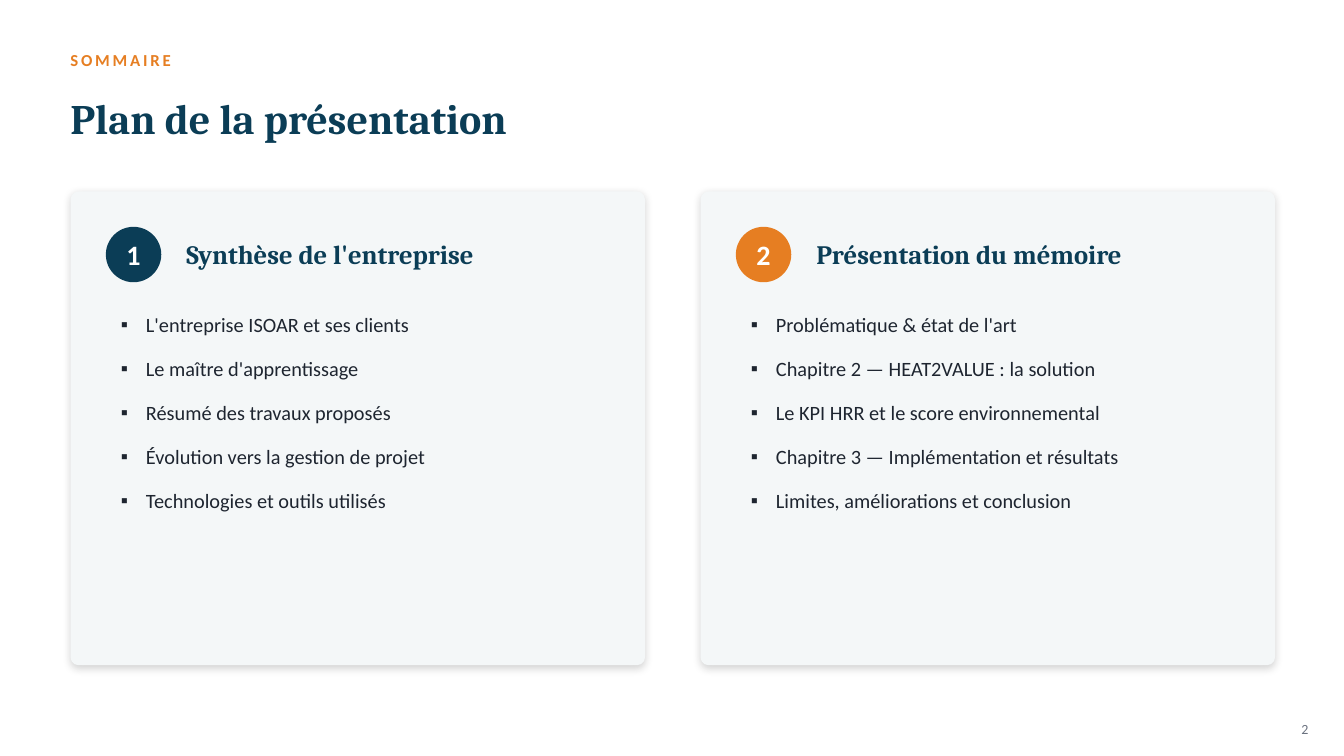
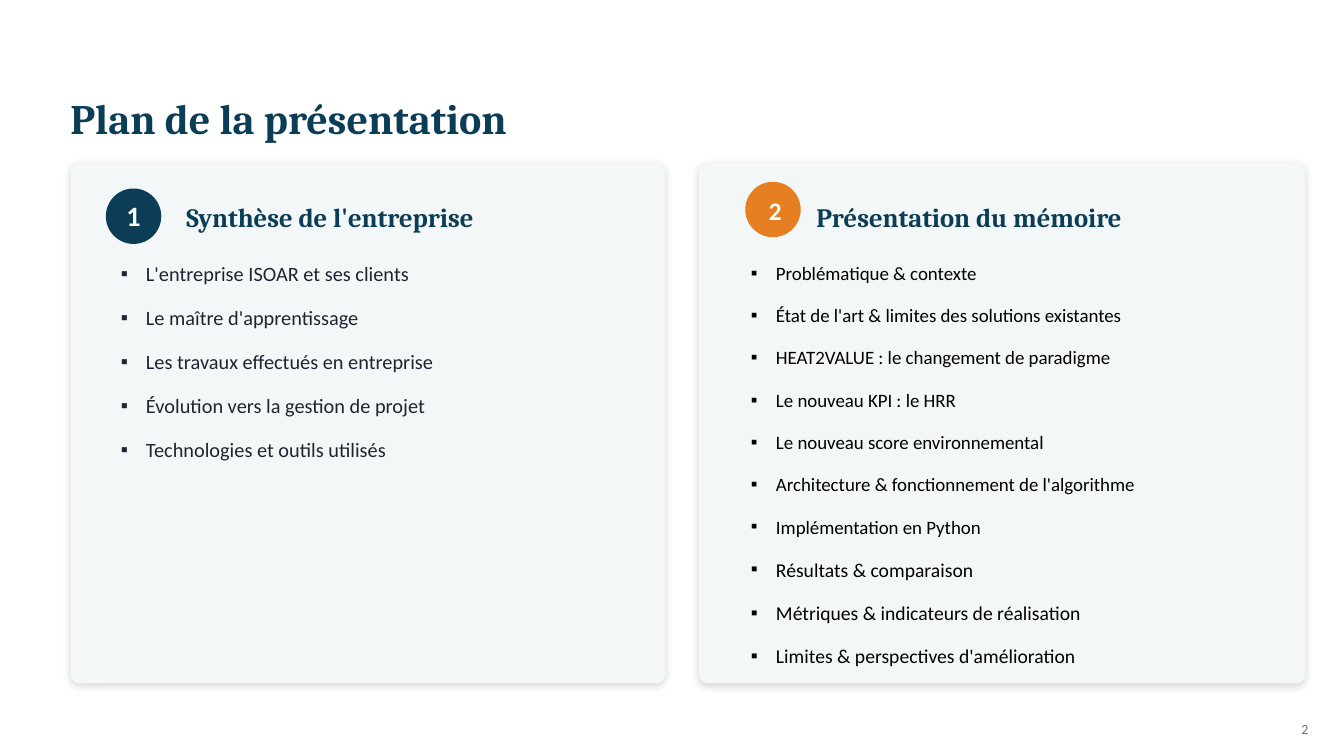
Before and after one commit to lamia-bel/HEAT2VALUE, a slide deck: slide 2 of soutenance/output.pptx. Drawn at 1344x756 pixels with LibreOffice and Linux fonts; fonts in the diff are those of the drawing. Boxes give left, top, right and bottom in pixels: in the first picture for what was removed or moved away, otherwise in the second. Text is boxed around its words. In the diff, an @@ line names an element or a change of style, - is before the commit and + after.

```diff
--- a/soutenance/output.pptx
+++ b/soutenance/output.pptx
@@ text removed at <box>70,55,170,66</box> @@
-SOMMAIRE
@@ text "1": place and size @@
-text "1" at <box>126,246,140,265</box>
+text "1" at <box>126,207,140,226</box>
@@ rounded rectangle: place and size @@
-rounded rectangle at <box>71,192,645,665</box>
+rounded rectangle at <box>71,163,665,684</box>
@@ rounded rectangle: place and size @@
-rounded rectangle at <box>701,192,1275,665</box>
+rounded rectangle at <box>699,163,1306,684</box>
@@ rounded rectangle: place and size @@
-rounded rectangle at <box>106,227,161,282</box>
+rounded rectangle at <box>106,189,161,244</box>
@@ rounded rectangle at <box>106,189,161,244</box>: proportions changed @@
@@ text "Synthèse de l'entreprise": place and size @@
-text "Synthèse de l'entreprise" at <box>186,245,473,270</box>
+text "Synthèse de l'entreprise" at <box>186,208,473,233</box>
@@ rounded rectangle "2": place and size @@
-rounded rectangle "2" at <box>756,246,770,265</box>
+rounded rectangle "2" at <box>745,181,801,237</box>
@@ rounded rectangle "2" at <box>745,181,801,237</box>: size 20 to 18 pt; alignment centre to left; vertical alignment middle to top; fill none to #E67E22 @@
@@ text "Présentation du mémoire": place and size @@
-text "Présentation du mémoire" at <box>816,245,1121,265</box>
+text "Présentation du mémoire" at <box>816,208,1121,228</box>
@@ rounded rectangle removed at <box>736,227,791,282</box> @@
@@ text "L'entreprise ISOAR et ses clients": place and size @@
-text "L'entreprise ISOAR et ses clients" at <box>146,318,425,512</box>
+text "L'entreprise ISOAR et ses clients" at <box>146,267,433,461</box>
@@ text at <box>776,267,1135,623</box>: text changed; size 14.5 to 13.5 pt; text colour #1E2530 to #000000 @@
-▪ Problématique & état de l'art
-▪ Chapitre 2 — HEAT2VALUE : la solution
-▪ Le KPI HRR et le score environnemental
-▪ Chapitre 3 — Implémentation et résultats
-▪ Limites, améliorations et conclusion
+▪ Problématique & contexte
+▪ État de l'art & limites des solutions existantes
+▪ HEAT2VALUE : le changement de paradigme
+▪ Le nouveau KPI : le HRR
+▪ Le nouveau score environnemental
+▪ Architecture & fonctionnement de l'algorithme
+▪ Implémentation en Python
+▪ Résultats & comparaison
+▪ Métriques & indicateurs de réalisation
+▪ Limites & perspectives d'amélioration
@@ text at <box>146,355,433,373</box>: text changed @@
-▪ Résumé des travaux proposés
+▪ Les travaux effectués en entreprise
```
Also in this commit, not shown: 16 other slides changed, 21 other files.
